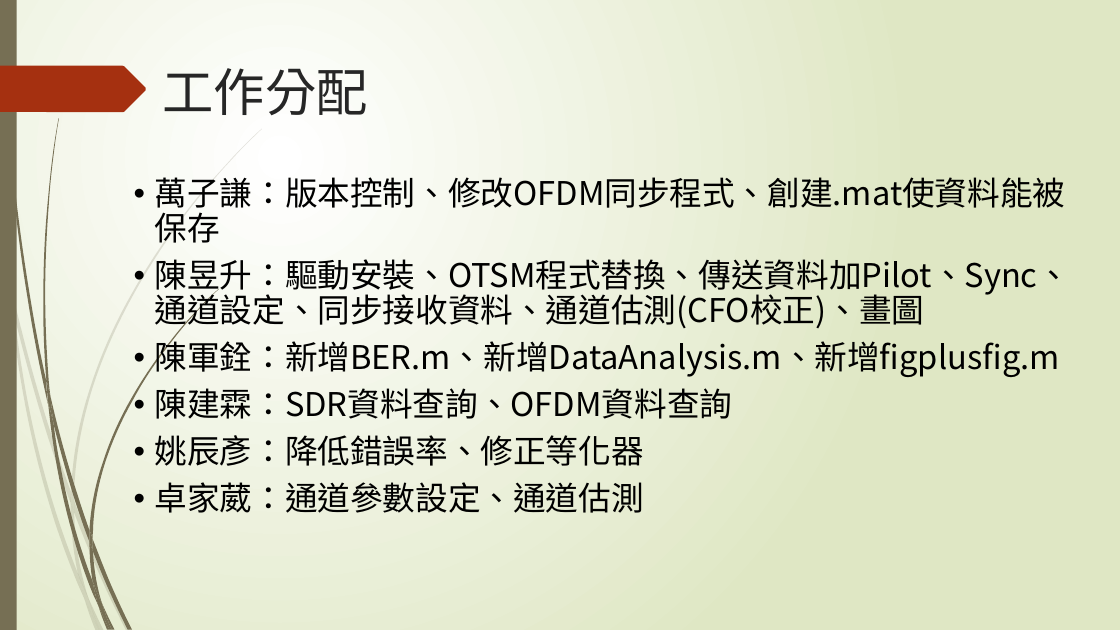
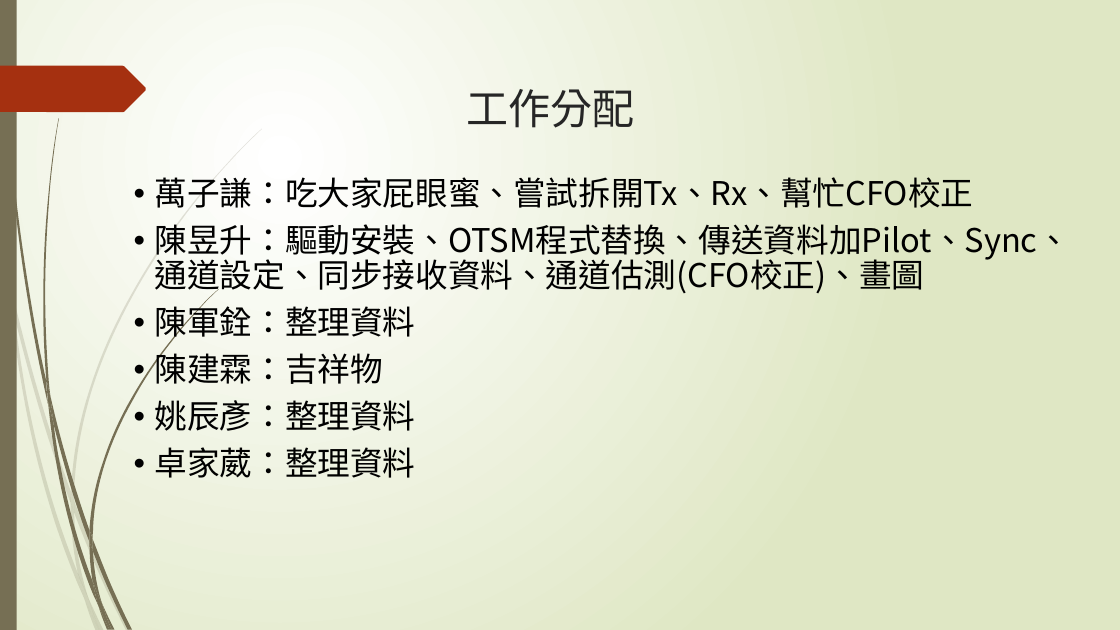
Before and after one commit to NIUWCSP/OTSM, a slide deck: slide 14 of report/以SDR實現OTSM通訊技術.pptx (slide 13 before the commit). Drawn at 1120x630 pixels with LibreOffice and Linux fonts; fonts in the diff are those of the drawing. Boxes give left, top, right and bottom in pixels: in the first picture for what was removed or moved away, otherwise in the second. Text is boxed around its words. In the diff, an @@ line names an element or a change of style, - is before the commit and + after.

```diff
--- a/report/以SDR實現OTSM通訊技術.pptx
+++ b/report/以SDR實現OTSM通訊技術.pptx
@@ title "工作分配": place and size @@
-title "工作分配" at bbox=[163, 68, 368, 115]
+title "工作分配" at bbox=[466, 89, 634, 128]
@@ title "工作分配" at bbox=[466, 89, 634, 128]: size 44 to 36 pt, font Noto Sans CJK JP to Quicksand; alignment left to centre @@
@@ text at bbox=[155, 177, 974, 208]: text changed @@
-• 萬子謙：版本控制、修改OFDM同步程式、創建.mat使資料能被保存
+• 萬子謙：吃大家屁眼蜜、嘗試拆開Tx、Rx、幫忙CFO校正
@@ text at bbox=[155, 301, 416, 478]: text changed @@
-• 陳軍銓：新增BER.m、新增DataAnalysis.m、新增figplusfig.m
-• 陳建霖：SDR資料查詢、OFDM資料查詢
-• 姚辰彥：降低錯誤率、修正等化器
-• 卓家葳：通道參數設定、通道估測
+• 陳軍銓：整理資料
+• 陳建霖：吉祥物
+• 姚辰彥：整理資料
+• 卓家葳：整理資料
```
Also in this commit, not shown: 13 other slides changed, 3 slides added, 1 slide removed.
